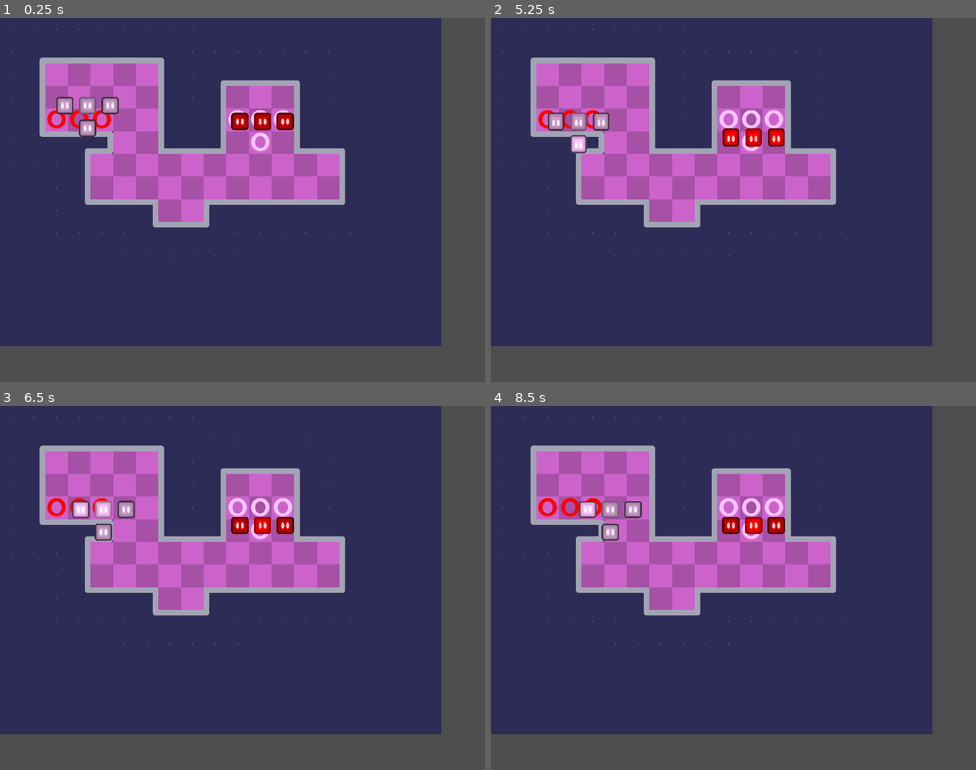
Above: before the commit, frames 1-4 (two rows, left to right).
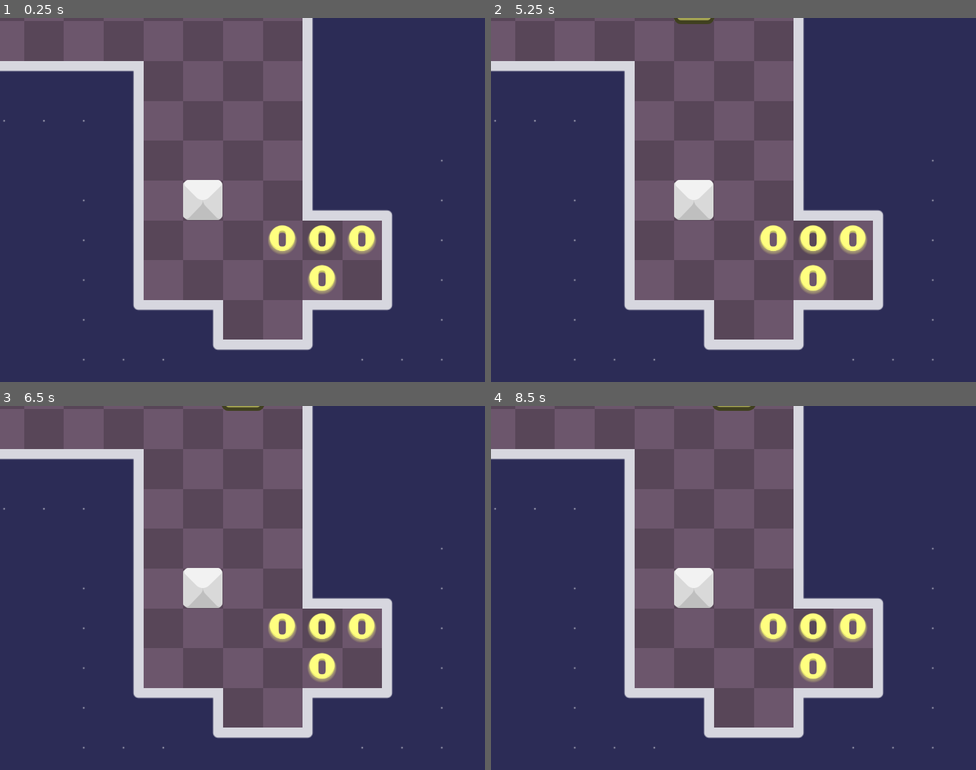
Above: after the commit, the same moments.

Repository: nightkolo/Bokoblock-demo
Game: Godot game, scene res://levels/level_01.tscn
Same seed, same stepped clock (60 frames per second), same inputs: the game is played once before the commit and once after it. Before the commit the project starts from res://tests/test_area_04.tscn.
Inputs:
- Up to frame 1 (0.25 s): no input
- Up to frame 2 (5.25 s): tap Enter at 0.5 s; hold Right (move_right) 0.53-1.28 s; hold Z (move_undo) 0.53-1.28 s; tap R (reset_game) every 0.75 s from 1.25 to 4.25 s; hold Down (move_down) 1.28-2.03 s; tap Z (move_undo) at 1.35, 2.85, 4.35 s; hold Right (move_right) 2.03-2.78 s; hold Z (move_undo) 2.03-2.78 s; hold Up (move_up) 2.78-3.53 s; hold Z (move_undo) 3.53-4.28 s; hold Left (move_left) 3.53-5.03 s; hold Down (move_down) from 5.03 s (still down); hold Z (move_undo) from 5.03 s (still down)
- Up to frame 3 (6.5 s): release Down (move_down) at 5.78 s; release Z (move_undo) at 5.78 s; hold Right (move_right) from 5.78 s (still down); tap Z (move_undo) at 5.85 s
- Up to frame 4 (8.5 s): release Right (move_right) at 6.53 s; hold Up (move_up) 6.53-7.28 s; hold Z (move_undo) 6.53-7.28 s; hold Right (move_right) 7.28-8.03 s; tap Z (move_undo) at 7.35 s; hold Down (move_down) from 8.03 s (still down); hold Z (move_undo) from 8.03 s (still down)

The runs differ from the first frame. In frame 1, 64% of the frame differs, in the area x 0-100%, y 0-100%; in frame 2, 65%; in frame 3, 65%; in frame 4, 65%.

Commit message:
Changed Main Scene

Diff:
--- a/project.godot
+++ b/project.godot
@@ -11,7 +11,7 @@
 [application]
 
 config/name="BOKOBLOCK Demo"
-run/main_scene="res://tests/test_area_04.tscn"
+run/main_scene="res://levels/level_01.tscn"
 config/features=PackedStringArray("4.3", "GL Compatibility")
 config/icon="res://assets/img/block-v05-red.png"
 
@@ -23,6 +23,7 @@
 
 window/size/viewport_width=960
 window/size/viewport_height=720
+window/size/mode=3
 window/stretch/mode="canvas_items"
 
 [input]
